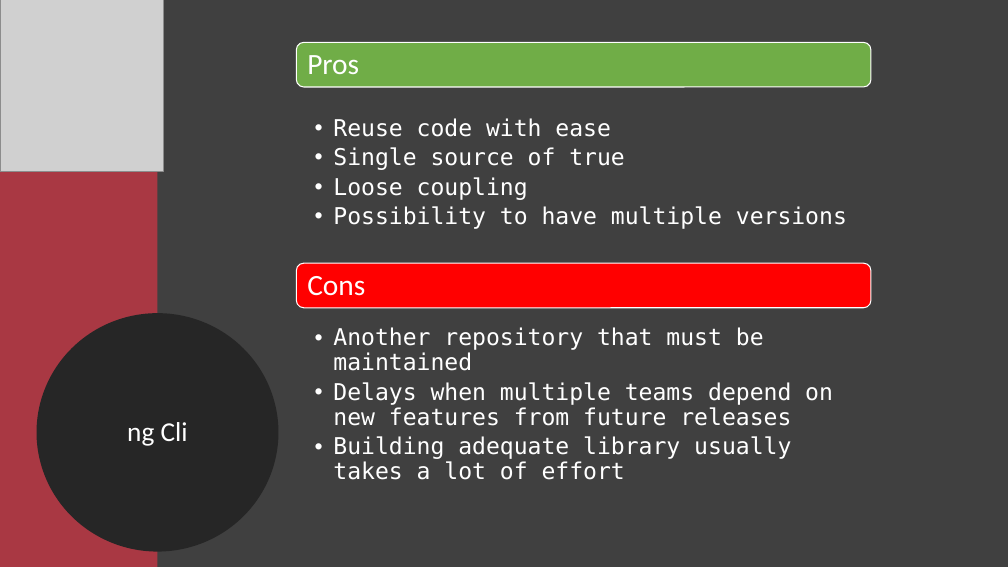
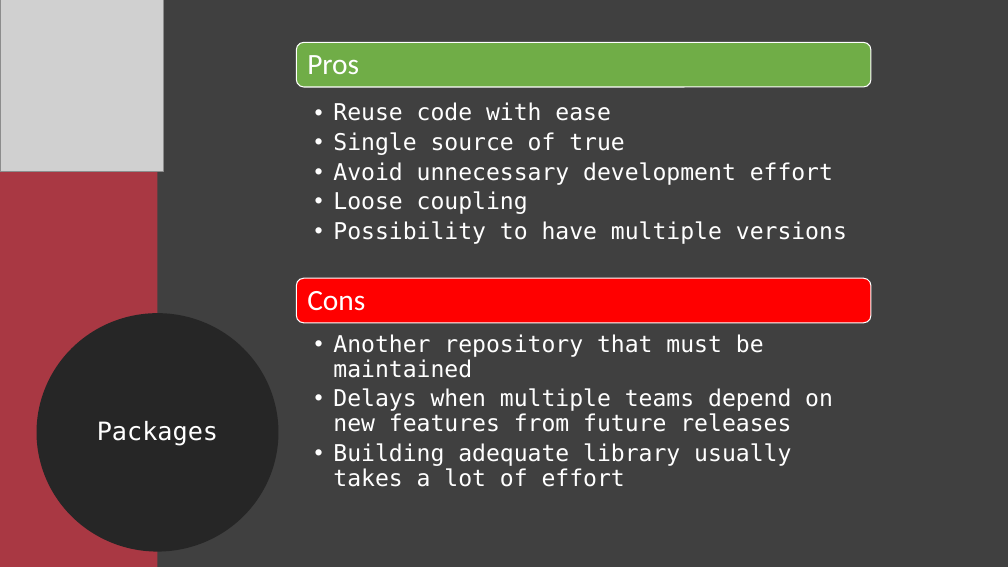
Before and after one commit to Xapuu/programingStuff, a slide deck: slide 12 of ngMeetup.pptx (slide 14 before the commit). Drawn at 1008x567 pixels with LibreOffice and Linux fonts; fonts in the diff are those of the drawing; grey boxes stand for pictures. Boxes give left, top, right and bottom in pixels: in the first picture for what was removed or moved away, otherwise in the second. Text is boxed around its words. In the diff, an @@ line names an element or a change of style, - is before the commit and + after.

Commit message:
Add packages slide

```diff
--- a/ngMeetup.pptx
+++ b/ngMeetup.pptx
@@ text "Reuse code with ease" moved from (x1=333, y1=118, x2=847, y2=229) to (x1=333, y1=102, x2=847, y2=244) @@
@@ text at (x1=333, y1=162, x2=833, y2=185): paragraph added @@
+  • Avoid unnecessary development effort
@@ rounded rectangle moved from (x1=296, y1=263, x2=871, y2=308) to (x1=296, y1=278, x2=871, y2=323) @@
@@ text "Cons" moved from (x1=307, y1=276, x2=365, y2=296) to (x1=307, y1=291, x2=365, y2=311) @@
@@ text "Another repository that must be ..." moved from (x1=333, y1=327, x2=833, y2=480) to (x1=333, y1=334, x2=833, y2=487) @@
@@ text in ellipse at (x1=97, y1=421, x2=218, y2=446): text changed; size 26 to 24 pt; font Calibri to DejaVu Sans Mono @@
-ng Cli
+Packages
```
Also in this commit, not shown: 4 other slides changed, 1 slide added.
